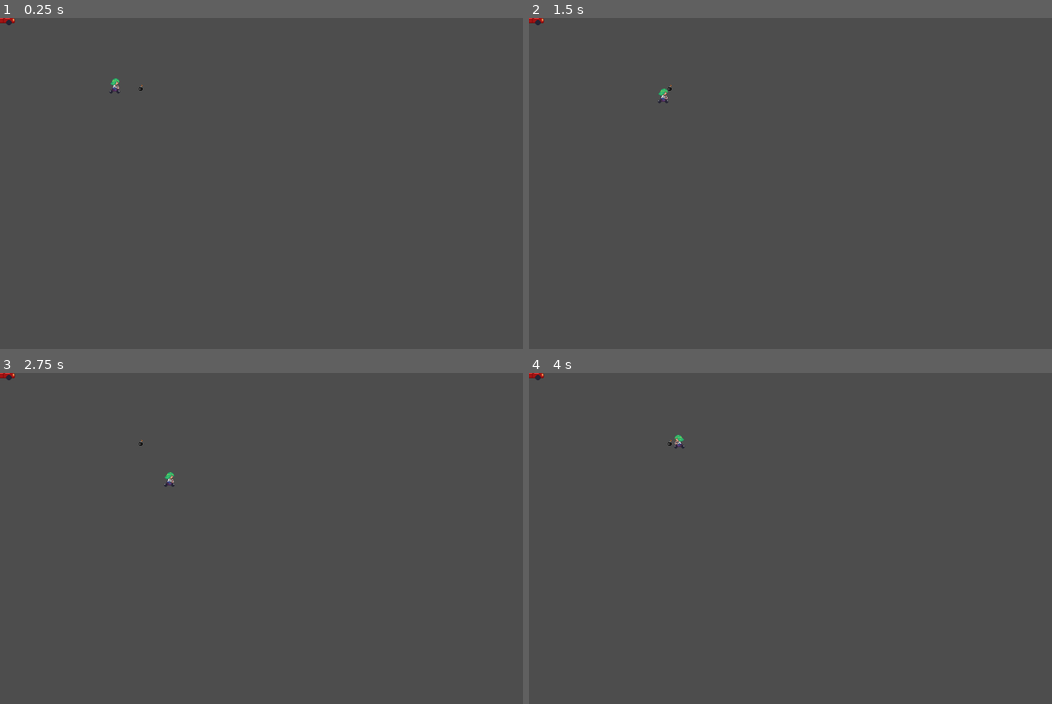
Above: before the commit, frames 1-4 (two rows, left to right).
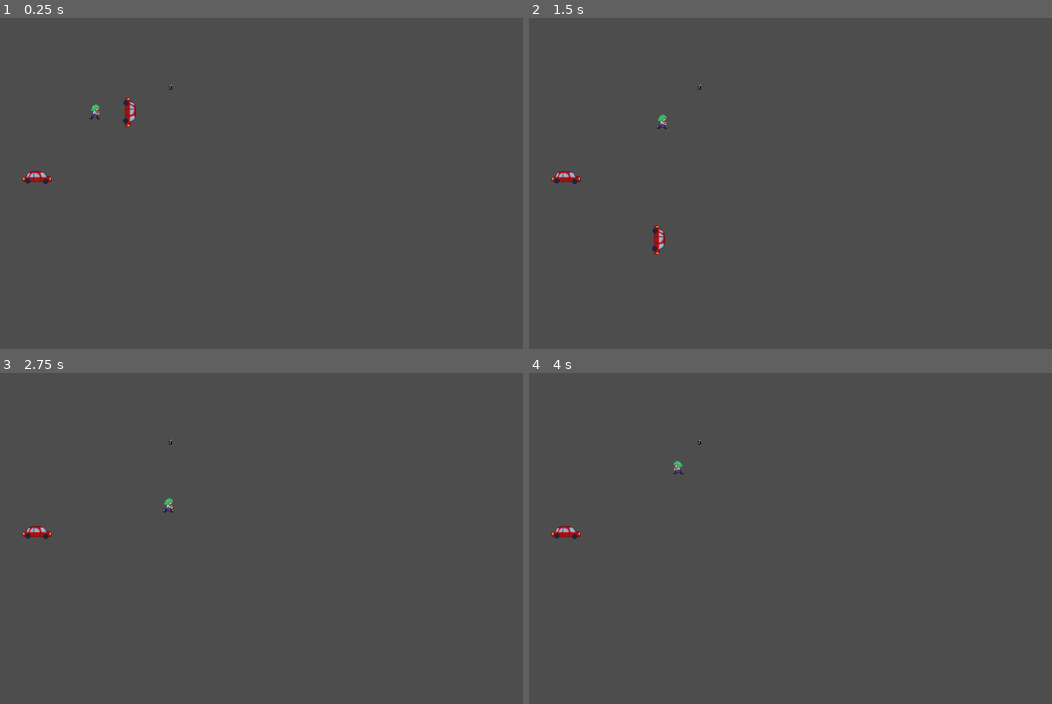
Above: after the commit, the same moments.

Repository: MarGon-Game/rain-rider
Game: Godot game, scene res://obstaculos.tscn
The game is run twice, just before and just after one commit, with the same random seed, the same clock (stepped at 60 frames per second) and the same inputs. This scene is started directly instead of the project's main scene.
Inputs:
- Up to frame 1 (0.25 s): no input
- Up to frame 2 (1.5 s): hold Right (RIGHT) 0.53-1.28 s; hold Down (DOWN) from 1.28 s (still down)
- Up to frame 3 (2.75 s): release Down (DOWN) at 2.03 s; hold Right (RIGHT) from 2.03 s (still down)
- Up to frame 4 (4 s): release Right (RIGHT) at 2.78 s; hold Up (UP) 2.78-3.53 s; hold Left (LEFT) from 3.53 s (still down)

The runs differ from the first frame. In frame 1, 0.5% of the frame differs, in the area x 0-33%, y 0-51%; in frame 2, 0.5%, in the area x 0-33%, y 0-72%; in frame 3, 0.3%; in frame 4, 0.3%.

Commit message:
movimiento coches

Diff:
--- a/rain-rider/bomba.gd
+++ b/rain-rider/bomba.gd
@@ -1,7 +1,13 @@
 extends StaticBody2D
 
-@onready var sonido = $AudioStreamPlayer2D
+@onready var explosion = $AudioStreamPlayer2D
+@onready var bomba = $AudioStreamPlayer2D2
 
 func _on_area_2d_body_entered(body: Node2D) -> void:
 	if body.is_in_group("jugador"):
-		sonido.play()
+		explosion.play()
+
+
+func _on_area_2d_2_body_entered(body: Node2D) -> void:
+	if body.is_in_group("jugador"):
+		bomba.play()
--- /dev/null
+++ b/rain-rider/coche_horizontal.gd
@@ -0,0 +1,21 @@
+extends CharacterBody2D
+
+@onready var choque = $AudioStreamPlayer2D
+@onready var claxon = $AudioStreamPlayer2D2
+@export var velocidad = 200.0
+@export var direccion: Vector2 = Vector2.RIGHT
+
+#movimiento
+#func _physics_process(delta):
+#	velocity = direccion * velocidad
+#	move_and_slide()
+
+#sonido de choque
+func _on_area_2d_body_entered(body: Node2D) -> void:
+	if body.is_in_group("jugador"):
+		choque.play()
+
+#sonido de claxon
+func _on_area_2d_2_body_entered(body: Node2D) -> void:
+	if body.is_in_group("jugador"):
+		claxon.play()
--- /dev/null
+++ b/rain-rider/coche_vertical.gd
@@ -0,0 +1,21 @@
+extends CharacterBody2D
+
+@onready var choque = $AudioStreamPlayer2D
+@onready var claxon = $AudioStreamPlayer2D2
+@export var velocidad = 200.0
+@export var direccion: Vector2 = Vector2.DOWN
+
+#movimiento
+func _physics_process(delta):
+	velocity = direccion * velocidad
+	move_and_slide()
+
+#sonido de choque
+func _on_area_2d_body_entered(body: Node2D) -> void:
+	if body.is_in_group("jugador"):
+		choque.play()
+
+#sonido de claxon
+func _on_area_2d_2_body_entered(body: Node2D) -> void:
+	if body.is_in_group("jugador"):
+		claxon.play()
--- a/rain-rider/obstaculos.tscn
+++ b/rain-rider/obstaculos.tscn
@@ -1,11 +1,16 @@
-[gd_scene load_steps=11 format=3 uid="uid://lt5bhhom3cxt"]
+[gd_scene load_steps=21 format=3 uid="uid://lt5bhhom3cxt"]
 
 [ext_resource type="PackedScene" uid="uid://dlckd617chqdo" path="res://player.tscn" id="1_ey04a"]
 [ext_resource type="Script" uid="uid://c4y2stomhbby2" path="res://bomba.gd" id="2_kyosl"]
 [ext_resource type="Texture2D" uid="uid://d5e1bpsmiwk3" path="res://asstes/bomba.png" id="3_ann6v"]
 [ext_resource type="AudioStream" uid="uid://7t4rewih34sk" path="res://asstes/bomba-explosion.ogg" id="4_7j1bl"]
+[ext_resource type="Script" uid="uid://bbsjy1iqrrlal" path="res://coche_horizontal.gd" id="5_7j1bl"]
 [ext_resource type="Texture2D" uid="uid://usgauxgb1ugh" path="res://asstes/car horizontal.png" id="5_ann6v"]
+[ext_resource type="AudioStream" uid="uid://dt3xonrhdiect" path="res://bombaActiva.wav" id="5_cqecd"]
 [ext_resource type="AudioStream" uid="uid://dnlq6etld6hyk" path="res://asstes/car-crash.wav" id="6_7j1bl"]
+[ext_resource type="AudioStream" uid="uid://d322ao6j4c3ay" path="res://asstes/claxon.wav" id="8_o5vx5"]
+[ext_resource type="Script" uid="uid://dq7ktvt6ok381" path="res://coche_vertical.gd" id="10_cqecd"]
+[ext_resource type="Texture2D" uid="uid://cy5x22e2fvhew" path="res://asstes/carro vertical.png" id="11_dvs1g"]
 
 [sub_resource type="RectangleShape2D" id="RectangleShape2D_883nb"]
 size = Vector2(9, 13)
@@ -13,19 +18,33 @@
 [sub_resource type="RectangleShape2D" id="RectangleShape2D_mbk3n"]
 size = Vector2(7.29066, 38.7695)
 
-[sub_resource type="RectangleShape2D" id="RectangleShape2D_ann6v"]
-size = Vector2(56, 20)
+[sub_resource type="CircleShape2D" id="CircleShape2D_mpac7"]
+radius = 16.0312
 
-[sub_resource type="RectangleShape2D" id="RectangleShape2D_7j1bl"]
-size = Vector2(61, 20)
+[sub_resource type="RectangleShape2D" id="RectangleShape2D_o5vx5"]
+size = Vector2(55, 20)
 
-[node name="Prototype" type="Node2D"]
+[sub_resource type="RectangleShape2D" id="RectangleShape2D_qn24p"]
+size = Vector2(61, 25)
+
+[sub_resource type="RectangleShape2D" id="RectangleShape2D_mpac7"]
+size = Vector2(38, 35)
+
+[sub_resource type="RectangleShape2D" id="RectangleShape2D_2d1xr"]
+size = Vector2(20, 57)
+
+[sub_resource type="RectangleShape2D" id="RectangleShape2D_ctugs"]
+size = Vector2(33.7477, 56.5803)
+
+[sub_resource type="RectangleShape2D" id="RectangleShape2D_0jarb"]
+
+[node name="Obstaculos" type="Node2D"]
 
 [node name="player" parent="." groups=["jugador"] instance=ExtResource("1_ey04a")]
-position = Vector2(225, 133)
+position = Vector2(186, 184)
 
 [node name="Bomba" type="StaticBody2D" parent="."]
-position = Vector2(275, 138)
+position = Vector2(333, 136)
 script = ExtResource("2_kyosl")
 
 [node name="Area2D" type="Area2D" parent="Bomba"]
@@ -47,22 +66,83 @@
 [node name="AudioStreamPlayer2D" type="AudioStreamPlayer2D" parent="Bomba"]
 stream = ExtResource("4_7j1bl")
 
-[node name="CocheHorizontal" type="StaticBody2D" parent="."]
+[node name="Area2D2" type="Area2D" parent="Bomba"]
+scale = Vector2(3.54, 3.58371)
 
-[node name="Sprite2D" type="Sprite2D" parent="CocheHorizontal"]
+[node name="CollisionShape2D" type="CollisionShape2D" parent="Bomba/Area2D2"]
+position = Vector2(1, 0)
+shape = SubResource("CircleShape2D_mpac7")
+
+[node name="AudioStreamPlayer2D2" type="AudioStreamPlayer2D" parent="Bomba"]
+scale = Vector2(1.01459, 0.982609)
+stream = ExtResource("5_cqecd")
+
+[node name="cocheHorizontal" type="CharacterBody2D" parent="."]
+position = Vector2(72, 311)
+script = ExtResource("5_7j1bl")
+
+[node name="Sprite2D" type="Sprite2D" parent="cocheHorizontal"]
 position = Vector2(1, -16)
 texture = ExtResource("5_ann6v")
 
-[node name="CollisionShape2D" type="CollisionShape2D" parent="CocheHorizontal"]
-shape = SubResource("RectangleShape2D_ann6v")
+[node name="CollisionShape2D" type="CollisionShape2D" parent="cocheHorizontal"]
+position = Vector2(0.5, 0)
+shape = SubResource("RectangleShape2D_o5vx5")
 
-[node name="AudioStreamPlayer2D" type="AudioStreamPlayer2D" parent="CocheHorizontal"]
+[node name="AudioStreamPlayer2D" type="AudioStreamPlayer2D" parent="cocheHorizontal"]
 stream = ExtResource("6_7j1bl")
 
-[node name="Area2D" type="Area2D" parent="CocheHorizontal"]
+[node name="Area2D" type="Area2D" parent="cocheHorizontal"]
 
-[node name="CollisionShape2D" type="CollisionShape2D" parent="CocheHorizontal/Area2D"]
-position = Vector2(0.5, 0)
-shape = SubResource("RectangleShape2D_7j1bl")
+[node name="CollisionShape2D" type="CollisionShape2D" parent="cocheHorizontal/Area2D"]
+position = Vector2(0.5, 0.5)
+shape = SubResource("RectangleShape2D_qn24p")
+
+[node name="Area2D2" type="Area2D" parent="cocheHorizontal"]
+
+[node name="CollisionShape2D" type="CollisionShape2D" parent="cocheHorizontal/Area2D2"]
+position = Vector2(47, 0.5)
+shape = SubResource("RectangleShape2D_mpac7")
+
+[node name="AudioStreamPlayer2D2" type="AudioStreamPlayer2D" parent="cocheHorizontal"]
+stream = ExtResource("8_o5vx5")
+
+[node name="cocheVertical" type="CharacterBody2D" parent="."]
+position = Vector2(255, 133)
+script = ExtResource("10_cqecd")
+
+[node name="Sprite2D" type="Sprite2D" parent="cocheVertical"]
+position = Vector2(14, 1)
+texture = ExtResource("11_dvs1g")
+
+[node name="CollisionShape2D" type="CollisionShape2D" parent="cocheVertical"]
+position = Vector2(0, 1.5)
+shape = SubResource("RectangleShape2D_2d1xr")
+
+[node name="AudioStreamPlayer2D" type="AudioStreamPlayer2D" parent="cocheVertical"]
+stream = ExtResource("6_7j1bl")
+
+[node name="AudioStreamPlayer2D2" type="AudioStreamPlayer2D" parent="cocheVertical"]
+stream = ExtResource("8_o5vx5")
+
+[node name="Area2D" type="Area2D" parent="cocheVertical"]
+
+[node name="CollisionShape2D" type="CollisionShape2D" parent="cocheVertical/Area2D"]
+position = Vector2(-1, 1.5)
+rotation = -3.14159
+scale = Vector2(0.770422, -1.07811)
+shape = SubResource("RectangleShape2D_ctugs")
+
+[node name="Area2D2" type="Area2D" parent="cocheVertical"]
+
+[node name="CollisionShape2D" type="CollisionShape2D" parent="cocheVertical/Area2D2"]
+position = Vector2(-1, 49)
+scale = Vector2(1.88, 1.88)
+shape = SubResource("RectangleShape2D_0jarb")
 
 [connection signal="body_entered" from="Bomba/Area2D" to="Bomba" method="_on_area_2d_body_entered"]
+[connection signal="body_entered" from="Bomba/Area2D2" to="Bomba" method="_on_area_2d_2_body_entered"]
+[connection signal="body_entered" from="cocheHorizontal/Area2D" to="cocheHorizontal" method="_on_area_2d_body_entered"]
+[connection signal="body_entered" from="cocheHorizontal/Area2D2" to="cocheHorizontal" method="_on_area_2d_2_body_entered"]
+[connection signal="body_entered" from="cocheVertical/Area2D" to="cocheVertical" method="_on_area_2d_body_entered"]
+[connection signal="body_entered" from="cocheVertical/Area2D2" to="cocheVertical" method="_on_area_2d_2_body_entered"]
Not shown, added: rain-rider/bombaActiva.wav.import
Not shown, added: rain-rider/coche_horizontal.gd.uid
Not shown, added: rain-rider/coche_vertical.gd.uid
Not shown, added: rain-rider/bombaActiva.wav
